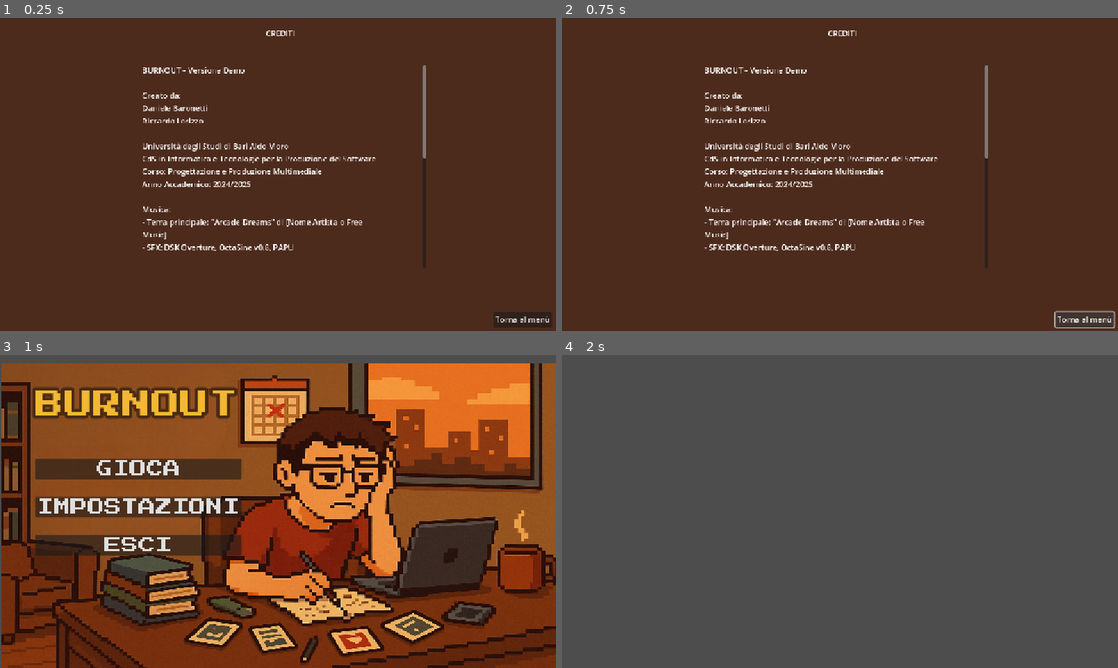
Above: before the commit, frames 1-4 (two rows, left to right).
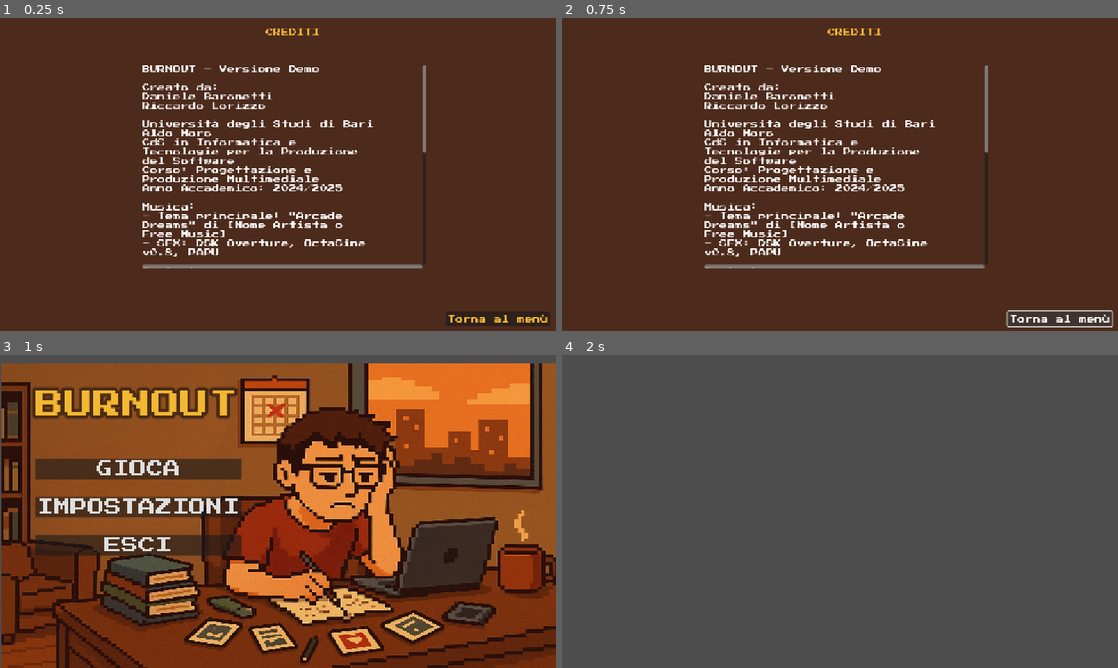
Above: after the commit, the same moments.

Repository: BurningUNI/BurnOut
Game: Godot game, scene res://scenes/credits.tscn
Two runs of this game, one before a commit and one after it. Both use one fixed random seed, a clock stepped at 60 frames per second and the inputs below. This scene is started directly instead of the project's main scene.
Inputs:
- Up to frame 1 (0.25 s): no input
- Up to frame 2 (0.75 s): click "Torna al menù" at 0.5 s
- Up to frame 3 (1 s): no input
- Up to frame 4 (2 s): click "GIOCA" at 1.25 s

The runs differ from the first frame. In frame 1, 7.6% of the frame differs, in the area x 25-100%, y 3-99%; in frame 2, 7.5%; in frame 3, nothing differs; in frame 4, nothing differs.

Commit message:
stile testo crediti

Diff:
--- a/scenes/credits.tscn
+++ b/scenes/credits.tscn
@@ -1,6 +1,7 @@
-[gd_scene load_steps=2 format=3 uid="uid://b7waeoi1fiaof"]
+[gd_scene load_steps=3 format=3 uid="uid://b7waeoi1fiaof"]
 
 [ext_resource type="Script" uid="uid://c8i6if0t43656" path="res://scripts/credits.gd" id="1_0bpdh"]
+[ext_resource type="FontFile" uid="uid://l0nqfp87alnk" path="res://assets/fonts/PressStart2P-Regular.ttf" id="2_2ckv8"]
 
 [node name="Credits" type="Control"]
 layout_mode = 3
@@ -27,6 +28,8 @@
 offset_top = 20.0
 offset_right = 610.0
 offset_bottom = 43.0
+theme_override_colors/font_color = Color(0.952941, 0.721569, 0.196078, 1)
+theme_override_fonts/font = ExtResource("2_2ckv8")
 text = "CREDITI"
 horizontal_alignment = 1
 
@@ -39,6 +42,7 @@
 anchor_bottom = 0.8
 grow_horizontal = 2
 grow_vertical = 2
+horizontal_scroll_mode = 2
 
 [node name="VBoxContainer" type="VBoxContainer" parent="ScrollContainer"]
 custom_minimum_size = Vector2(500, 0)
@@ -47,6 +51,7 @@
 
 [node name="Label" type="Label" parent="ScrollContainer/VBoxContainer"]
 layout_mode = 2
+theme_override_fonts/font = ExtResource("2_2ckv8")
 text = "BURNOUT – Versione Demo
 
 Creato da:
@@ -83,10 +88,12 @@
 
 [node name="Indietro" type="Button" parent="."]
 layout_mode = 0
-offset_left = 1022.0
-offset_top = 608.0
-offset_right = 1105.0
-offset_bottom = 639.0
+offset_left = 923.0
+offset_top = 607.0
+offset_right = 1139.0
+offset_bottom = 638.0
+theme_override_colors/font_color = Color(0.952941, 0.721569, 0.196078, 1)
+theme_override_fonts/font = ExtResource("2_2ckv8")
 text = "Torna al menù"
 
 [connection signal="mouse_entered" from="Indietro" to="." method="_on_indietro_mouse_entered"]
